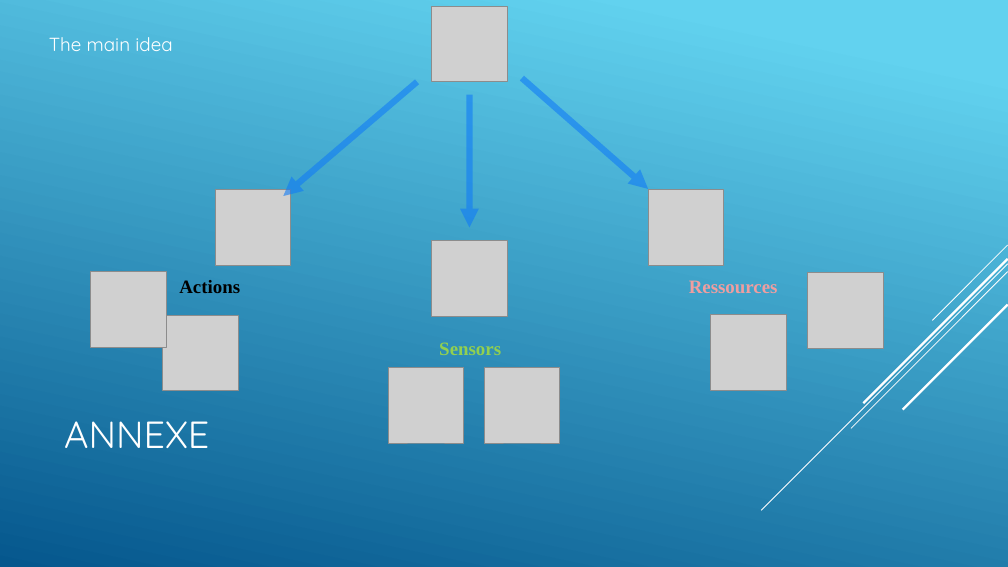
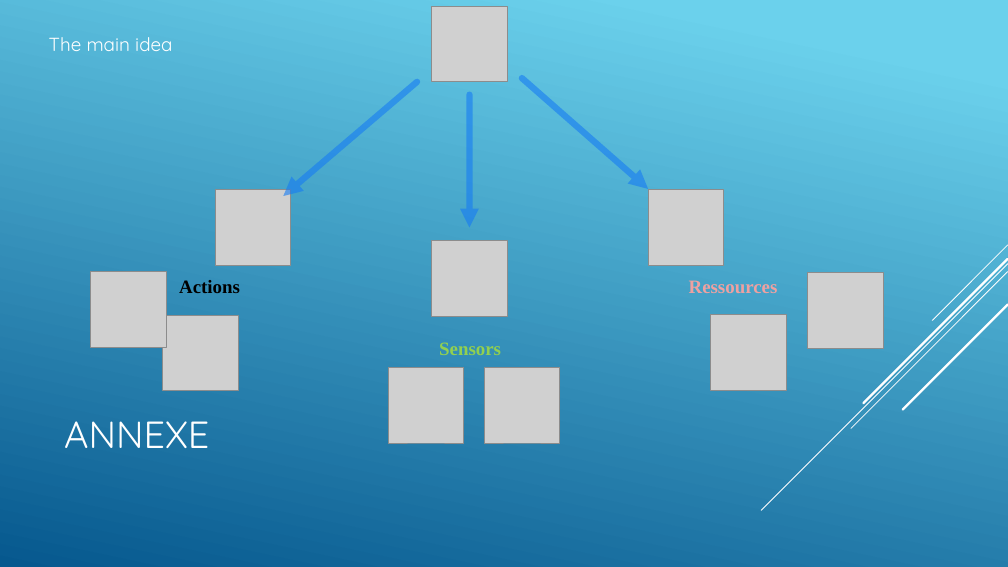
Before and after one commit to jnguyen1192/SIA, a slide deck: slide 21 of SAI_presentation.pptx. Drawn at 1008x567 pixels with LibreOffice and Linux fonts; fonts in the diff are those of the drawing; grey boxes stand for pictures. Boxes give left, top, right and bottom in pixels: in the first picture for what was removed or moved away, otherwise in the second. Text is boxed around its words. In the diff, an @@ line names an element or a change of style, - is before the commit and + after.

```diff
--- a/SAI_presentation.pptx
+++ b/SAI_presentation.pptx
@@ background gradient #62D2EF to #05578D to gradient #6ED2EB to #06588E @@
@@ arrow (417, 82) - (284, 196): stroke #117BF6 6 pt to #167BF3 6 pt @@
@@ arrow (522, 78) - (648, 189): stroke #117BF6 6 pt to #167BF3 6 pt @@
@@ arrow (470, 95) - (470, 228): stroke #117BF6 6 pt to #167BF3 6 pt @@
```
Also in this commit, not shown: 22 other slides changed.
